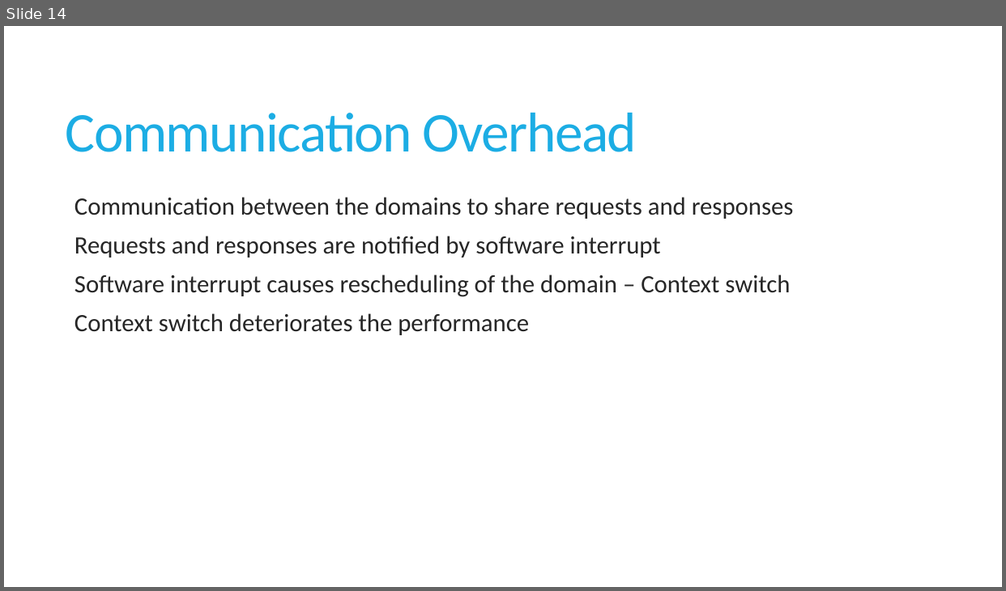
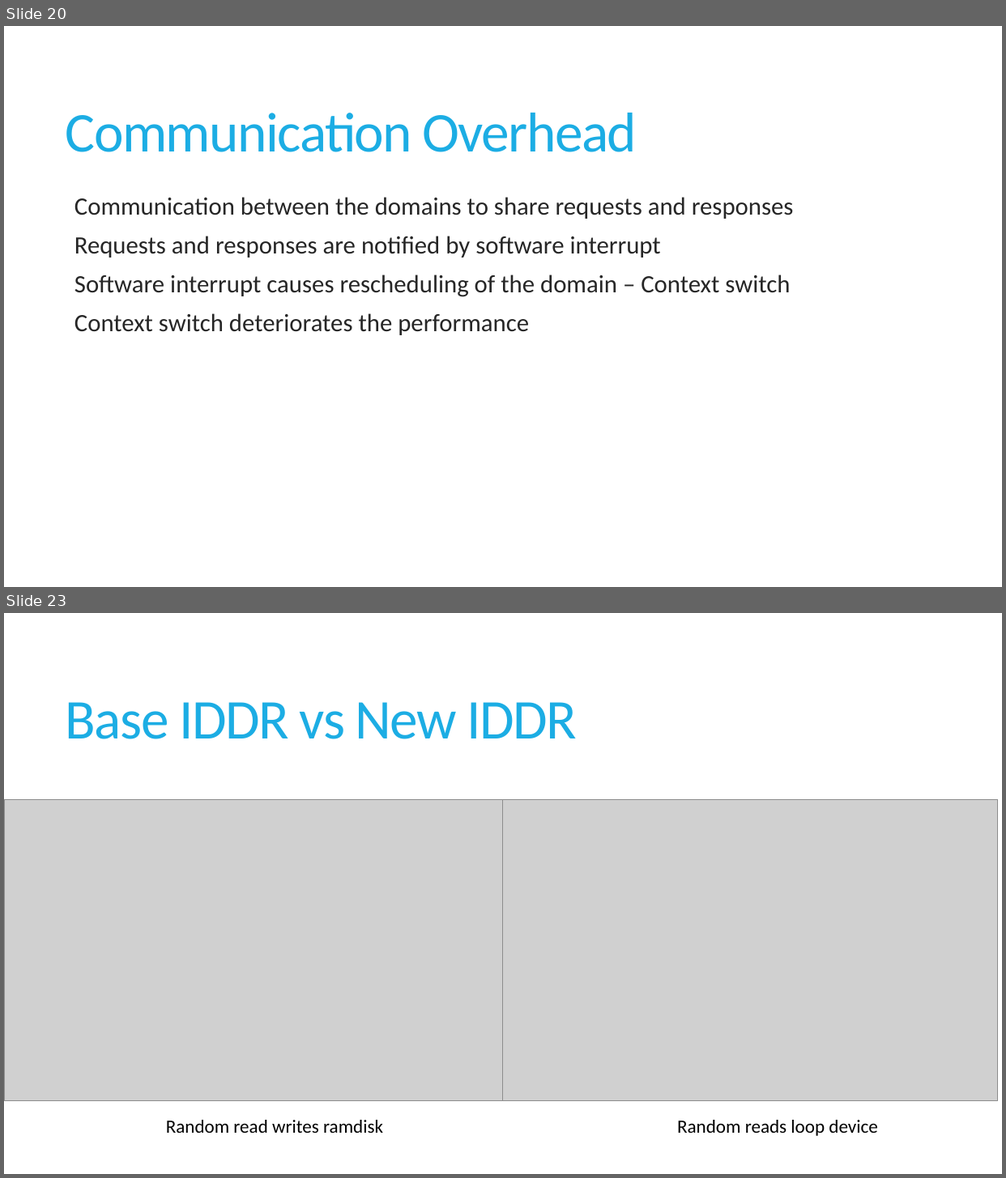
Before and after one commit to sushirol/Isolated-Driver-Domain, a slide deck: doc/presentation/IDDR.pptx. Shown one above the other, each under a label of ours: slide 14 before the commit, slides 20 and 23 after it; the slides between them are not shown. The pictures are 1006x591 and 1006x1178 pixels, drawn with LibreOffice and Linux fonts; fonts in the diff are those of the drawing; grey boxes stand for pictures. Boxes give left, top, right and bottom in pixels: in the first picture for what was removed or moved away, otherwise in the second. Text is boxed around its words. In the diff, an @@ line names an element or a change of style, - is before the commit and + after.

```diff
--- a/doc/presentation/IDDR.pptx
+++ b/doc/presentation/IDDR.pptx
@@ slide 23 added at (4,613,1002,1174), background #FFFFFF @@
@@ title added at (66,702,577,739), 54 pt, text #1CADE4 @@
+Base IDDR vs New IDDR
@@ picture added at (4,799,503,1101) @@
@@ picture added at (499,799,998,1101) @@
@@ text added at (166,1120,383,1133), 18 pt, text #000000 @@
+Random read writes ramdisk
@@ text added at (677,1120,877,1136), 18 pt, text #000000 @@
+Random reads loop device
@@ what was slide 14 is now slide 20 @@
```
Also in this commit, not shown: 3 slides changed, 1 other slide added, 10 slides removed.
